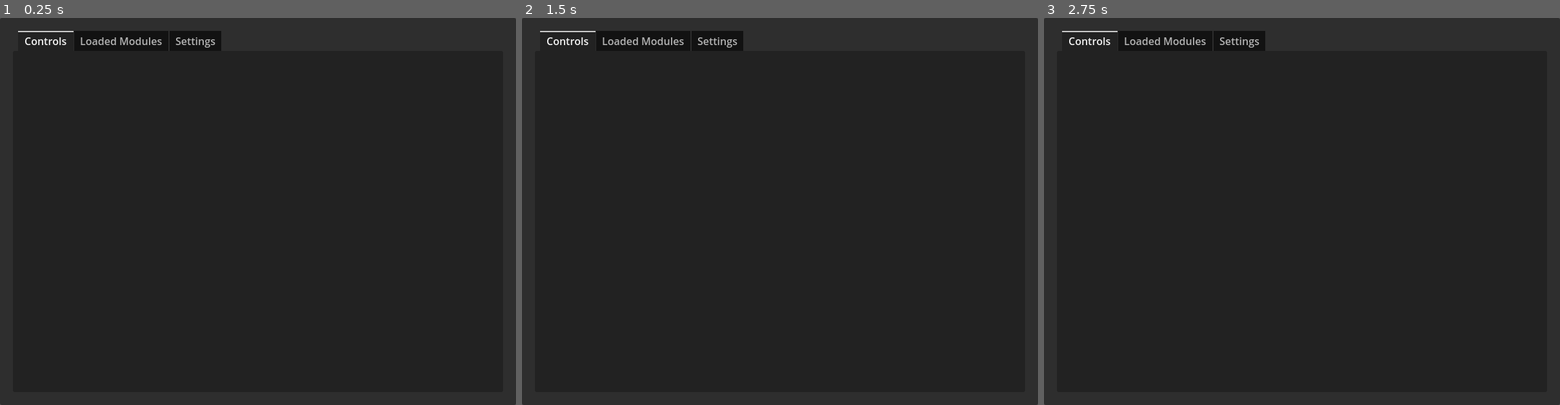
Above: before the commit, frames 1-3 (left to right).
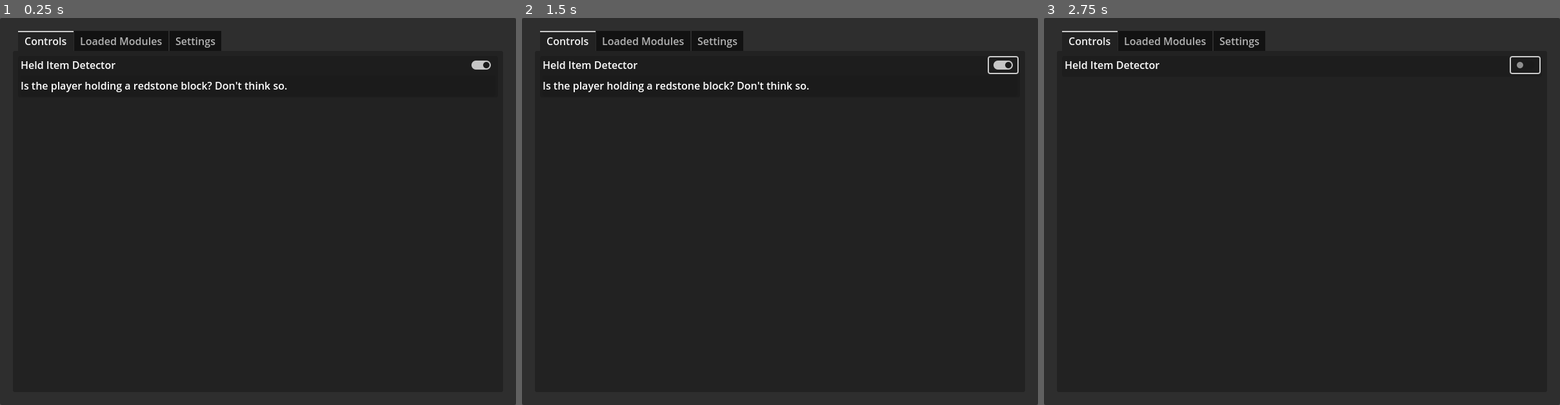
Above: after the commit, the same moments.

Repository: Topodic/CompassOSC
Game: Godot game, scene res://core/CPMOSCManager.tscn
Same seed, same stepped clock (60 frames per second), same inputs: the game is played once before the commit and once after it.
Inputs (mouse positions are in pixels of both pictures, inside the frame that each line leads up to):
- Up to frame 1 (0.25 s): no input
- Up to frame 2 (1.5 s): click (1001, 64) at 0.52 s; click (1001, 64) at 1.27 s
- Up to frame 3 (2.75 s): click (1523, 64) at 2.02 s

The runs differ from the first frame. In frame 1, 0.7% of the frame differs, in the area x 4-96%, y 11-20%; in frame 2, 0.8%, in the area x 4-97%, y 9-20%; in frame 3, 0.2%.

Commit message:
Fix loading of .pcks in standalone

Diff:
--- a/core/CPMOSCManager.gd
+++ b/core/CPMOSCManager.gd
@@ -160,11 +160,12 @@
 	Logging.write(address + ": " + str(arguments), Logging.MessageLevel.OUTGOING)
 
 func import_pcks() -> bool:
-	var dir = DirAccess.open("res://modules")
+	var path = local_dir().path_join("modules")
+	var dir = DirAccess.open(path)
 	var err = DirAccess.get_open_error()
 	if err != OK:
 		Logging.write(".pck import failed: " + error_string(err), Logging.MessageLevel.ERROR)
-		DirAccess.make_dir_absolute("res://modules")
+		DirAccess.make_dir_absolute(path)
 		return false
 
 	var paths = []
@@ -177,11 +178,12 @@
 	return true
 
 func import_modules():
-	var dir = DirAccess.open("res://modules")
+	var path = "res://"
+	var dir = DirAccess.open(path)
 	var err = DirAccess.get_open_error()
 	if err != OK:
 		Logging.write("Module import failed: " + error_string(err), Logging.MessageLevel.ERROR)
-		DirAccess.make_dir_absolute("res://modules")
+		DirAccess.make_dir_absolute(path)
 		return false
 
 	Logging.write("Files: " + str(dir.get_files()), Logging.MessageLevel.DEBUG)
@@ -215,6 +217,12 @@
 		_controls_list.add_child(_container)
 		_container.attach_control(module.control)
 		module.control.show()
+
+func local_dir():
+	if OS.has_feature("build"):
+		return OS.get_executable_path().get_base_dir()
+	else:
+		return "res://"
 
 func add_loaded_modules_entry(module : CPMOSCModule):
 	var entry = _loaded_module_entry.instantiate()
